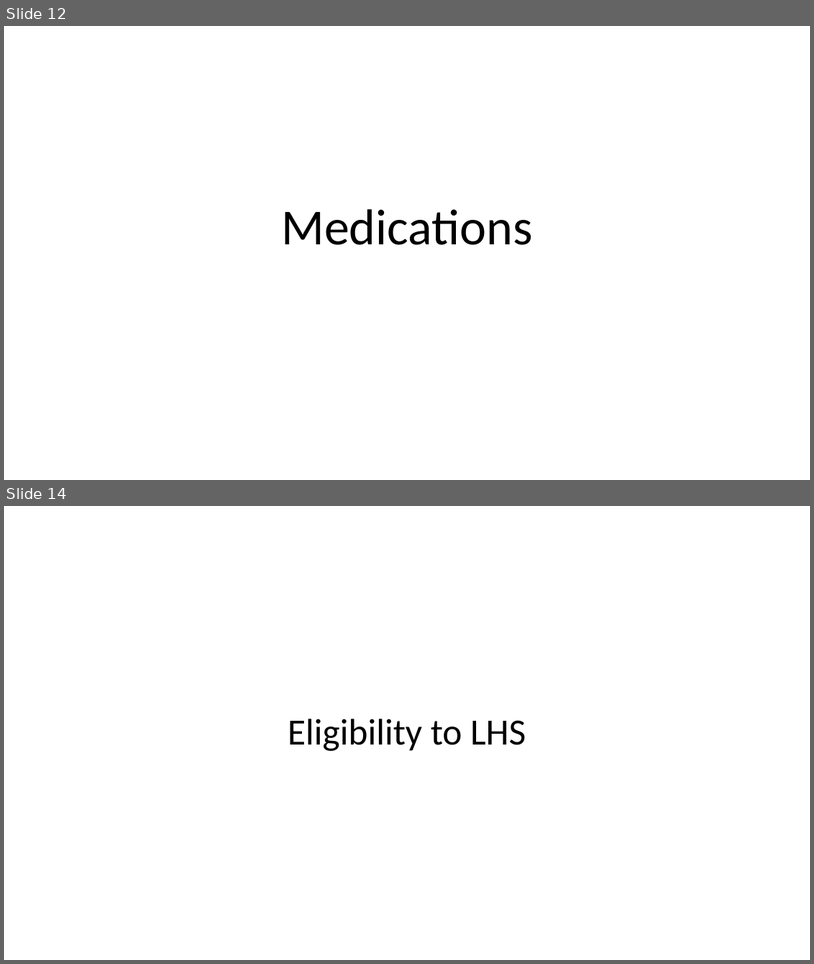
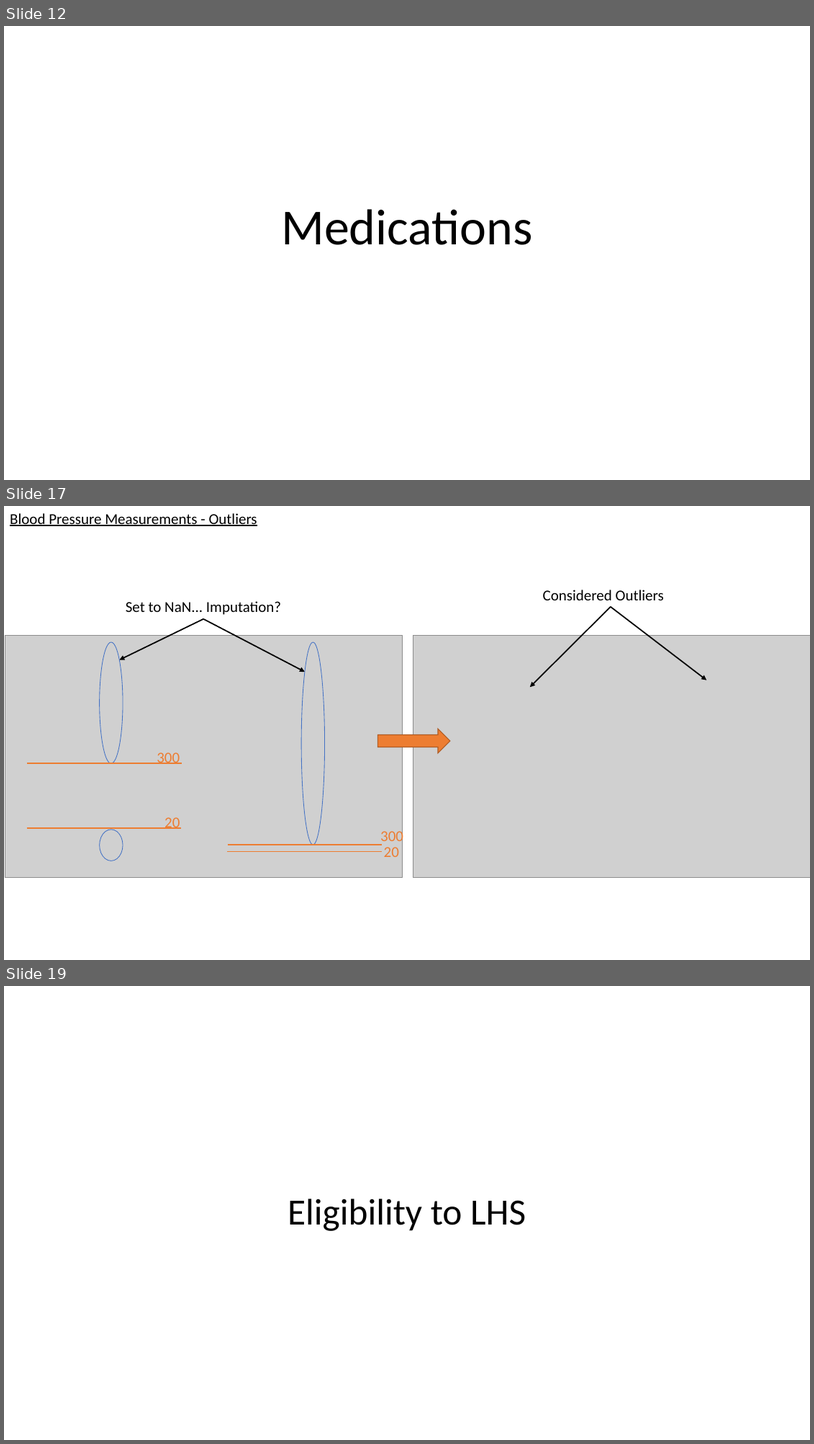
Before and after one commit to UPOD-datascience/ODIN, a slide deck: assets/ppt/data_exploration.pptx. Shown one above the other, each under a label of ours: slides 12 and 14 before the commit, slides 12, 17 and 19 after it; the slides between them are not shown. The pictures are 814x964 and 814x1444 pixels, drawn with LibreOffice and Linux fonts; fonts in the diff are those of the drawing; grey boxes stand for pictures. Boxes give left, top, right and bottom in pixels: in the first picture for what was removed or moved away, otherwise in the second. Text is boxed around its words. In the diff, an @@ line names an element or a change of style, - is before the commit and + after.

Commit message:
presentation updated

```diff
--- a/assets/ppt/data_exploration.pptx
+++ b/assets/ppt/data_exploration.pptx
@@ slide 17 added at (x1=4, y1=506, x2=810, y2=960), background #FFFFFF @@
@@ text added at (x1=10, y1=513, x2=257, y2=526), 18 pt, text #000000, underline @@
+Blood Pressure Measurements - Outliers
@@ text added at (x1=543, y1=590, x2=664, y2=600), 18 pt, text #000000 @@
+Considered Outliers
@@ text added at (x1=126, y1=601, x2=281, y2=615), 18 pt, text #000000 @@
+Set to NaN... Imputation?
@@ arrow added from (611, 606) to (530, 687), #000000 1.5 pt @@
@@ arrow added from (611, 606) to (707, 680), #000000 1.5 pt @@
@@ arrow added from (203, 619) to (119, 659), #000000 1.5 pt @@
@@ arrow added from (203, 619) to (305, 672), #000000 1.5 pt @@
@@ picture added at (x1=5, y1=636, x2=403, y2=877) @@
@@ ellipse added at (x1=100, y1=642, x2=124, y2=764), outline #4472C4 0.75 pt @@
@@ ellipse added at (x1=301, y1=642, x2=325, y2=845), outline #4472C4 0.75 pt @@
@@ picture added at (x1=414, y1=636, x2=810, y2=877) @@
@@ right arrow added at (x1=378, y1=728, x2=450, y2=753), fill #ED7D31, outline #AF5C24 1 pt @@
@@ line added from (27, 763) to (182, 763), #ED7D31 1.5 pt @@
@@ text added at (x1=157, y1=752, x2=180, y2=764), 18 pt, text #ED7D31 @@
+300
@@ line added from (27, 828) to (181, 828), #ED7D31 1.5 pt @@
@@ ellipse added at (x1=100, y1=829, x2=124, y2=860), outline #4472C4 0.75 pt @@
@@ text added at (x1=165, y1=817, x2=180, y2=829), 18 pt, text #ED7D31 @@
+20
@@ text added at (x1=381, y1=829, x2=404, y2=846), 18 pt, text #ED7D31 @@
+300
@@ line added from (228, 844) to (382, 844), #ED7D31 1.5 pt @@
@@ text added at (x1=384, y1=847, x2=399, y2=857), 18 pt, text #ED7D31 @@
+20
@@ line added from (227, 852) to (382, 852), #ED7D31 1.5 pt @@
@@ what was slide 14 is now slide 19 @@
```
Also in this commit, not shown: 4 other slides added.
